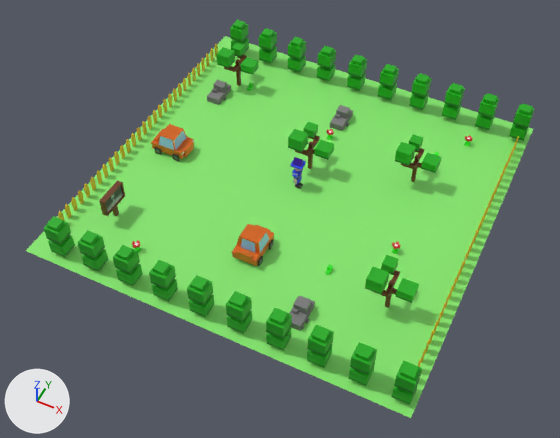
Renders of the glTF model scene.glb from each side of a commit.
Both versions are drawn from a camera (50 mm lens) standing at (31.4, -68.4, 77.1) and looking at (0.0, -5.6, -1.3). Arrows for +X, +Y and +Z are at lower left; the lights stay in place. Objects named as collision shapes, trigger or cutter boxes, shadow casters or lower levels of detail are left out. Where no turn or scale is listed for an object, it has been applied to the vertices.

The first picture shows 'BigTree', 'BigTree.001', 'BigTree.002', 'BigTree.003', 'Board', 'Car', 'Car.001', 'Fence', 'Ground', 'Rock.002', 'Tree'.
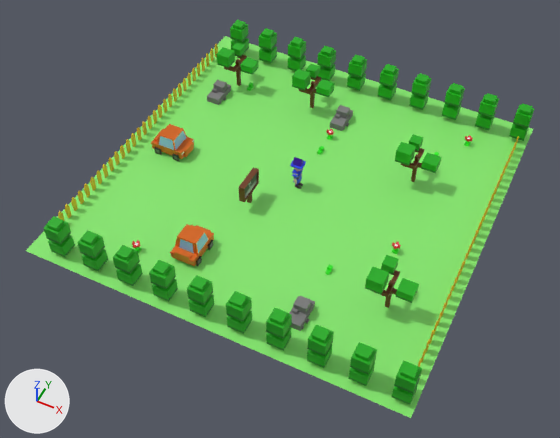
Pixel boxes (x1, y1, x2, y2) of what changed, in the pictures (560 x 438 px):
'Car', moved
    before: (232, 224, 274, 266)
    after: (170, 224, 214, 266)
'BigTree', moved
    before: (288, 122, 334, 169)
    after: (292, 64, 335, 108)
'Board', moved
    before: (99, 180, 125, 216)
    after: (239, 167, 259, 203)

Edits to the bpy script that builds the scene:
```text
Change ob_bigtree:
    ob_bigtree.location: (0.0, 4.0, 0.0) -> (-5.3, 16.1, 0.0)
Change ob_car:
    ob_car.location: (0.0, -13.1, 0.6) -> (-6.9, -16.6, 0.6)
Change ob_board:
    ob_board.location: (-19.4, -15.7, 0.0) -> (-4.6, -5.6, 0.0)
```
